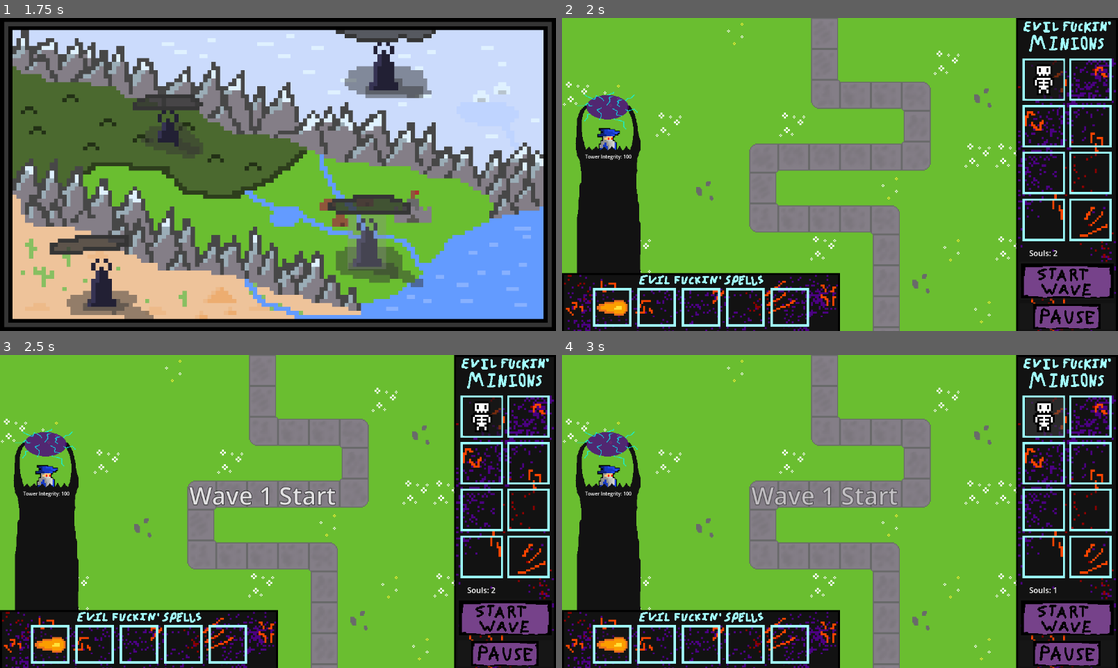
Above: before the commit, frames 1-4 (two rows, left to right).
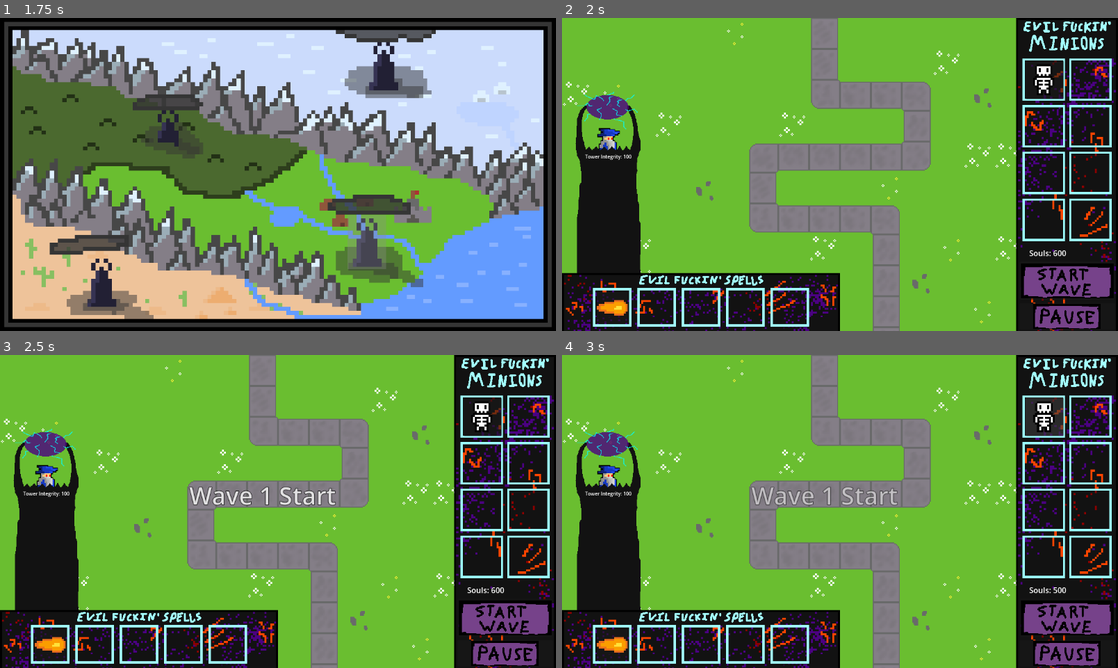
Above: after the commit, the same moments.

Repository: LeoFoy/Evil-Wizard-Game
Game: Godot game, scene res://Scenes/menu.tscn
The game is run twice, just before and just after one commit, with the same random seed, the same clock (stepped at 60 frames per second) and the same inputs. Sound files missing from this copy of the repository are replaced by a short silence.
Inputs (mouse positions are in pixels of both pictures, inside the frame that each line leads up to):
- Up to frame 1 (1.75 s): click (278, 224) at 0.5 s; click (366, 243) at 1.25 s
- Up to frame 2 (2 s): no input
- Up to frame 3 (2.5 s): click (505, 617) at 2 s
- Up to frame 4 (3 s): click (1045, 417) at 2.75 s

Frame 1 is identical in both runs. In frame 2, less than 0.1% of the frame differs, in the area x 6-91%, y 74-98%; in frame 3, less than 0.1%; in frame 4, less than 0.1%.

Commit message:
More economy fixing

Diff:
--- a/MinionTowers/Skeleton/skeleton.gd
+++ b/MinionTowers/Skeleton/skeleton.gd
@@ -39,7 +39,7 @@
 			queue_redraw()
 
 			following_mouse = false
-			Globals.souls -= 1
+			Globals.souls -= 100
 			print(Globals.souls)
 			#set_process(false)
 		else:
--- a/Scenes/desert_level_1.gd
+++ b/Scenes/desert_level_1.gd
@@ -14,7 +14,7 @@
 
 # Called when the node enters the scene tree for the first time.
 func _ready() -> void:
-	Globals.souls = 2
+	Globals.souls = 600
 	Globals.tower_health = 100
 
 
@@ -26,12 +26,12 @@
 	$SoulCounter.text = "Souls: " + str(Globals.souls)
 	$HealthCounter.text = "Tower Integrity: " + str(Globals.tower_health)
 
-	if Globals.souls < 1:
+	if Globals.souls < 100:
 		$SkeletonButton.disabled = true
 	else:
 		$SkeletonButton.disabled = false
 
-	if Globals.souls < 10:
+	if Globals.souls < 125:
 		$FireballButton.disabled = true
 	else:
 		$FireballButton.disabled = false
--- a/Scenes/forest_level_1.gd
+++ b/Scenes/forest_level_1.gd
@@ -14,7 +14,7 @@
 
 # Called when the node enters the scene tree for the first time.
 func _ready() -> void:
-	Globals.souls = 2
+	Globals.souls = 600
 	Globals.tower_health = 100
 
 
@@ -26,12 +26,12 @@
 	$SoulCounter.text = "Souls: " + str(Globals.souls)
 	$HealthCounter.text = "Tower Integrity: " + str(Globals.tower_health)
 
-	if Globals.souls < 1:
+	if Globals.souls < 100:
 		$SkeletonButton.disabled = true
 	else:
 		$SkeletonButton.disabled = false
 
-	if Globals.souls < 10:
+	if Globals.souls < 125:
 		$FireballButton.disabled = true
 	else:
 		$FireballButton.disabled = false
--- a/Scenes/plains_level_1.gd
+++ b/Scenes/plains_level_1.gd
@@ -14,7 +14,7 @@
 
 # Called when the node enters the scene tree for the first time.
 func _ready() -> void:
-	Globals.souls = 2
+	Globals.souls = 600
 	Globals.tower_health = 100
 
 	$ButtonMenu.visible = false
@@ -28,12 +28,12 @@
 	$SoulCounter.text = "Souls: " + str(Globals.souls)
 	$HealthCounter.text = "Tower Integrity: " + str(Globals.tower_health)
 
-	if Globals.souls < 1:
+	if Globals.souls < 100:
 		$Button.disabled = true
 	else:
 		$Button.disabled = false
 
-	if Globals.souls < 10:
+	if Globals.souls < 125:
 		$FireballButton.disabled = true
 	else:
 		$FireballButton.disabled = false
--- a/Scenes/tundra_level_1.gd
+++ b/Scenes/tundra_level_1.gd
@@ -14,7 +14,7 @@
 
 # Called when the node enters the scene tree for the first time.
 func _ready() -> void:
-	Globals.souls = 2
+	Globals.souls = 600
 	Globals.tower_health = 100
 
 
@@ -26,12 +26,12 @@
 	$SoulCounter.text = "Souls: " + str(Globals.souls)
 	$HealthCounter.text = "Tower Integrity: " + str(Globals.tower_health)
 
-	if Globals.souls < 1:
+	if Globals.souls < 100:
 		$SkeletonButton.disabled = true
 	else:
 		$SkeletonButton.disabled = false
 
-	if Globals.souls < 10:
+	if Globals.souls < 125:
 		$FireballButton.disabled = true
 	else:
 		$FireballButton.disabled = false
--- a/Wizard/Spells/fire_ring.gd
+++ b/Wizard/Spells/fire_ring.gd
@@ -15,7 +15,7 @@
 	if following_mouse and event is InputEventMouseButton and event.button_index == MOUSE_BUTTON_LEFT and not event.pressed:
 		if is_valid_placement():
 			following_mouse = false
-			Globals.souls -= 10
+			Globals.souls -= 125
 			var pos: Vector2 = get_tree().current_scene.get_node("SpellCast").global_position
 			var direction: Vector2 = (self.global_position - pos).normalized()
 			shootFireball.emit(pos, direction)
